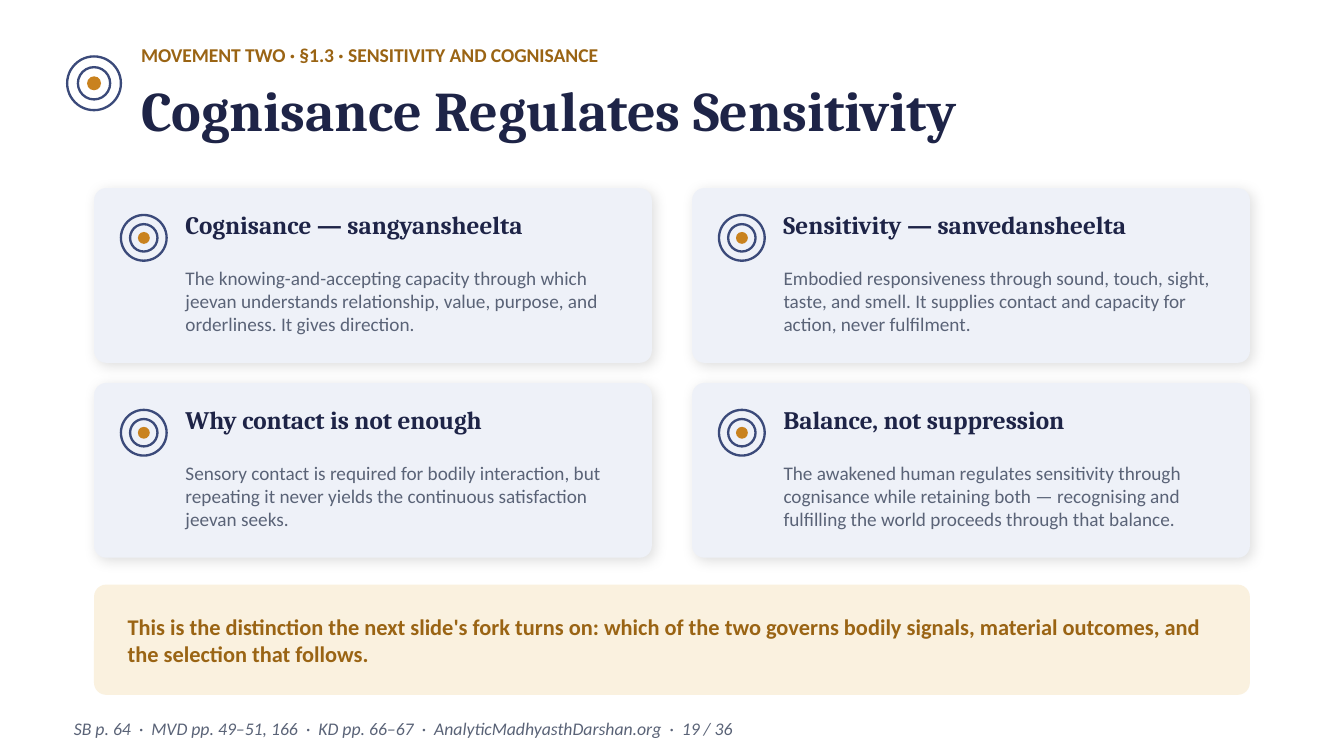
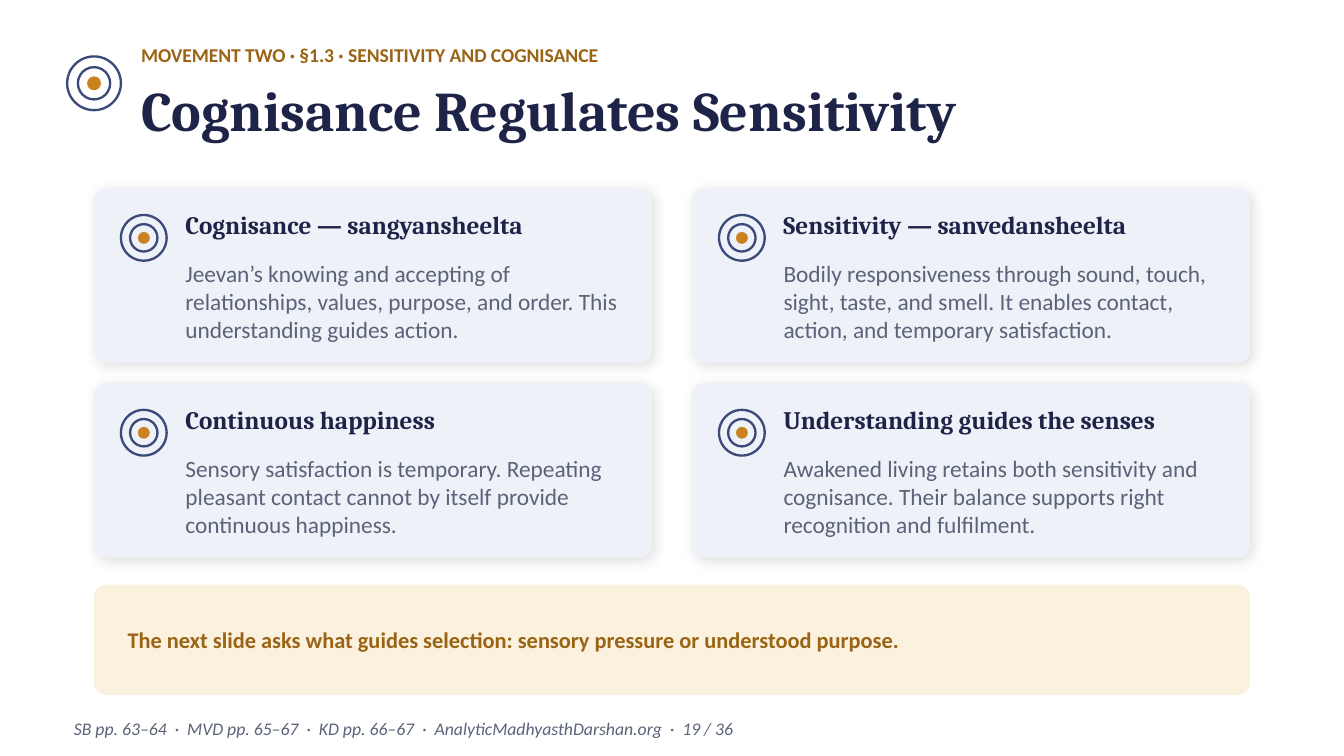
Before and after one commit to raghavamohan/AnalyticMadhyasthDarshan, a slide deck: slide 19 of Studies/The-Epistemology-of-Coexistence/The-Epistemology-of-Coexistence-Madhyasth-Darshan.pptx. Drawn at 1344x756 pixels with LibreOffice and Linux fonts; fonts in the diff are those of the drawing. Boxes give left, top, right and bottom in pixels: in the first picture for what was removed or moved away, otherwise in the second. Text is boxed around its words. In the diff, an @@ line names an element or a change of style, - is before the commit and + after.

```diff
--- a/Studies/The-Epistemology-of-Coexistence/The-Epistemology-of-Coexistence-Madhyasth-Darshan.pptx
+++ b/Studies/The-Epistemology-of-Coexistence/The-Epistemology-of-Coexistence-Madhyasth-Darshan.pptx
@@ text at [185,265,617,342]: text changed; size 10.3 to 12.5 pt @@
-The knowing-and-accepting capacity through which jeevan understands relationship, value, purpose, and orderliness. It gives direction.
+Jeevan’s knowing and accepting of relationships, values, purpose, and order. This understanding guides action.
@@ text at [784,266,1206,342]: text changed; size 10.3 to 12.5 pt @@
-Embodied responsiveness through sound, touch, sight, taste, and smell. It supplies contact and capacity for action, never fulfilment.
+Bodily responsiveness through sound, touch, sight, taste, and smell. It enables contact, action, and temporary satisfaction.
@@ text at [185,411,435,435]: text changed @@
-Why contact is not enough
+Continuous happiness
@@ text at [783,411,1155,435]: text changed @@
-Balance, not suppression
+Understanding guides the senses
@@ text at [185,461,602,537]: text changed; size 10.3 to 12.5 pt @@
-Sensory contact is required for bodily interaction, but repeating it never yields the continuous satisfaction jeevan seeks.
+Sensory satisfaction is temporary. Repeating pleasant contact cannot by itself provide continuous happiness.
@@ text at [784,461,1198,537]: text changed; size 10.3 to 12.5 pt @@
-The awakened human regulates sensitivity through cognisance while retaining both — recognising and fulfilling the world proceeds through that balance.
+Awakened living retains both sensitivity and cognisance. Their balance supports right recognition and fulfilment.
@@ text at [128,632,899,652]: text changed @@
-This is the distinction the next slide's fork turns on: which of the two governs bodily signals, material outcomes, and the selection that follows.
+The next slide asks what guides selection: sensory pressure or understood purpose.
@@ text at [74,722,733,738]: text changed @@
-SB p. 64 · MVD pp. 49–51, 166 · KD pp. 66–67 · AnalyticMadhyasthDarshan.org · 19 / 36
+SB pp. 63–64 · MVD pp. 65–67 · KD pp. 66–67 · AnalyticMadhyasthDarshan.org · 19 / 36
```
Also in this commit, not shown: 33 other slides changed, 1 other file.
